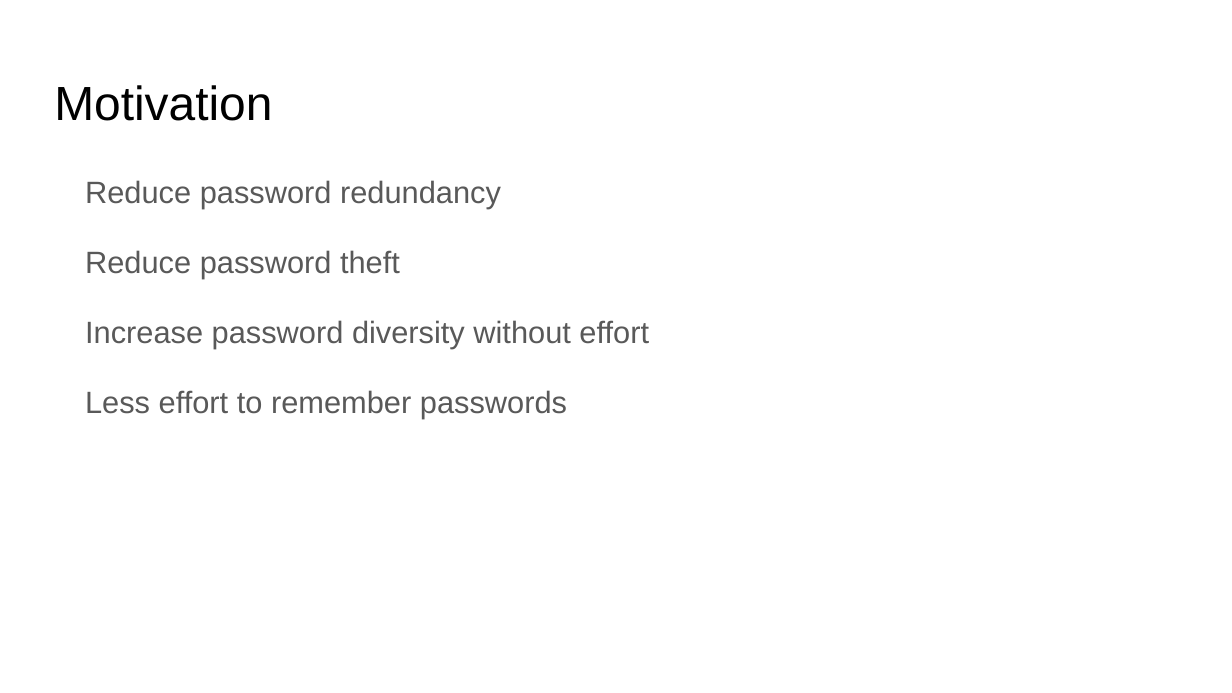
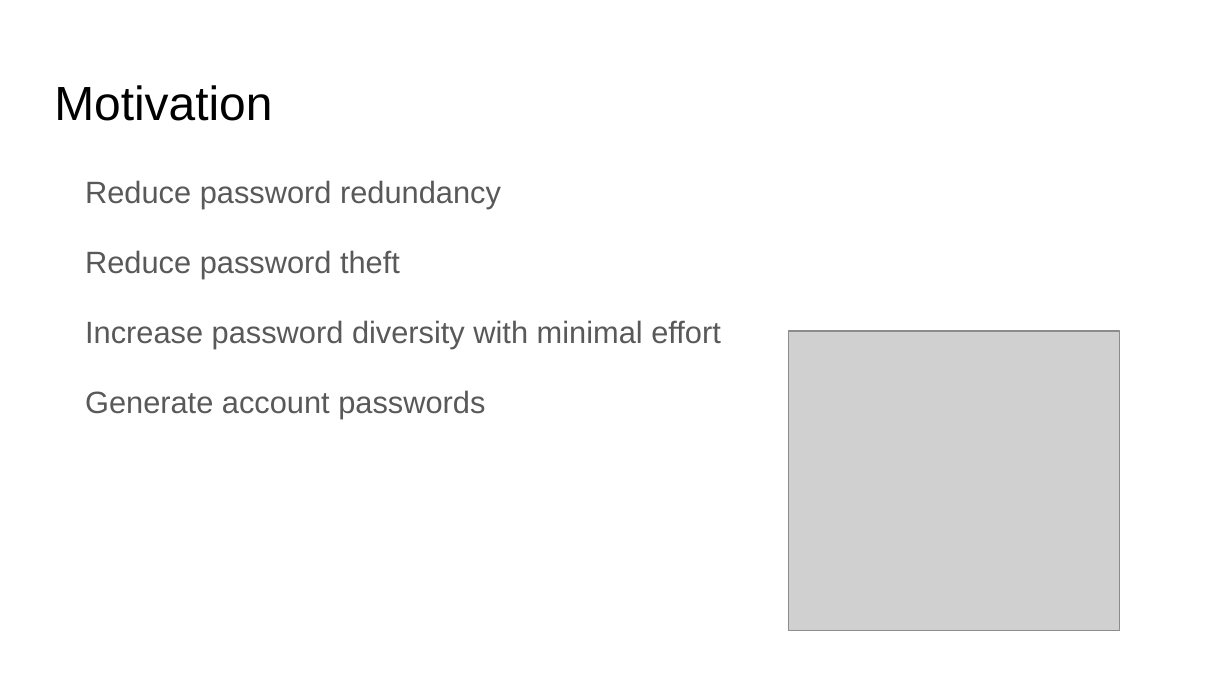
Before and after one commit to LeiLiu95/Password-Protector, a slide deck: slide 2 of Project Presentation.pptx. Drawn at 1232x693 pixels with LibreOffice and Linux fonts; fonts in the diff are those of the drawing; grey boxes stand for pictures. Boxes give left, top, right and bottom in pixels: in the first picture for what was removed or moved away, otherwise in the second. Text is boxed around its words. In the diff, an @@ line names an element or a change of style, - is before the commit and + after.

```diff
--- a/Project Presentation.pptx
+++ b/Project Presentation.pptx
@@ text at [85, 320, 721, 419]: text changed @@
-Increase password diversity without effort
-Less effort to remember passwords
+Increase password diversity with minimal effort
+Generate account passwords
@@ picture added at [788, 331, 1120, 631] @@
```
Also in this commit, not shown: 5 other slides changed.
